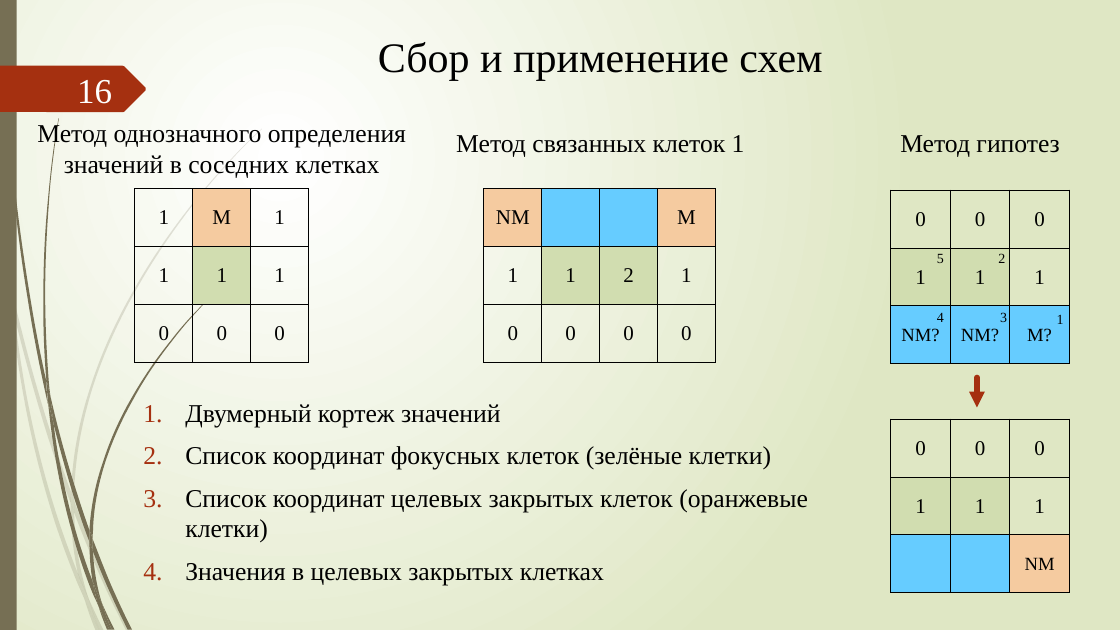
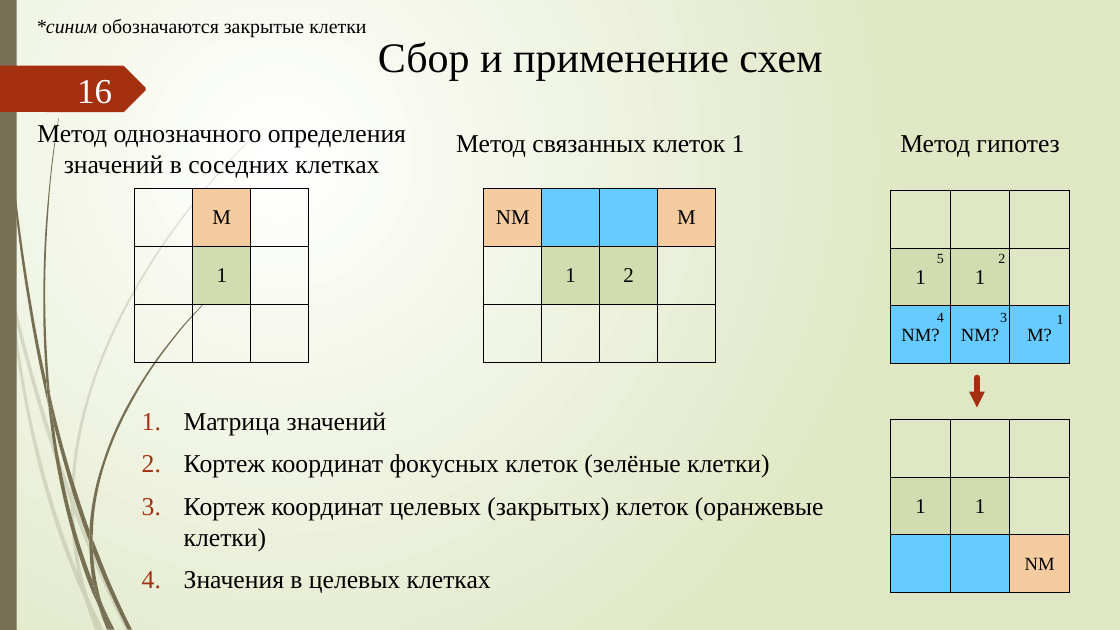
Before and after one commit to xex238/Diploma_2022, a slide deck: slide 16 of docs/Отчёты/ВКР/Новицкий_МПИ-20-4-2_ВКР_Презентация (v. 2.0).pptx. Drawn at 1120x630 pixels with LibreOffice and Linux fonts; fonts in the diff are those of the drawing. Boxes give left, top, right and bottom in pixels: in the first picture for what was removed or moved away, otherwise in the second. Text is boxed around its words. In the diff, an @@ line names an element or a change of style, - is before the commit and + after.

```diff
--- a/docs/Отчёты/ВКР/Новицкий_МПИ-20-4-2_ВКР_Презентация (v. 2.0).pptx
+++ b/docs/Отчёты/ВКР/Новицкий_МПИ-20-4-2_ВКР_Презентация (v. 2.0).pptx
@@ text added at (36, 19, 366, 38), 17 pt, text #000000 @@
+*синим обозначаются закрытые клетки
@@ table at (135, 189, 309, 363) @@
-row 1, column 1: 1
+row 1, column 1: 
-row 1, column 3: 1
+row 1, column 3: 
-row 2, column 1: 1
+row 2, column 1: 
-row 2, column 3: 1
+row 2, column 3: 
-row 3: 0 | 0 | 0
+row 3:  |  | 
@@ table at (484, 189, 716, 363) @@
-row 2, column 1: 1
+row 2, column 1: 
-row 2, column 4: 1
+row 2, column 4: 
-row 3: 0 | 0 | 0 | 0
+row 3:  |  |  | 
@@ table at (891, 190, 1070, 364) @@
-row 1: 0 | 0 | 0
+row 1:  |  | 
-row 2, column 3: 1
+row 2, column 3: 
@@ text at (184, 412, 824, 593): text changed @@
-1. Двумерный кортеж значений
-2. Список координат фокусных клеток (зелёные клетки)
-3. Список координат целевых закрытых клеток (оранжевые клетки)
-4. Значения в целевых закрытых клетках
+1. Матрица значений
+2. Кортеж координат фокусных клеток (зелёные клетки)
+3. Кортеж координат целевых (закрытых) клеток (оранжевые клетки)
+4. Значения в целевых клетках
@@ table at (891, 419, 1070, 593) @@
-row 1: 0 | 0 | 0
+row 1:  |  | 
-row 2, column 3: 1
+row 2, column 3: 
```
Also in this commit, not shown: 8 other slides changed, 2 slides added, 16 other files.
